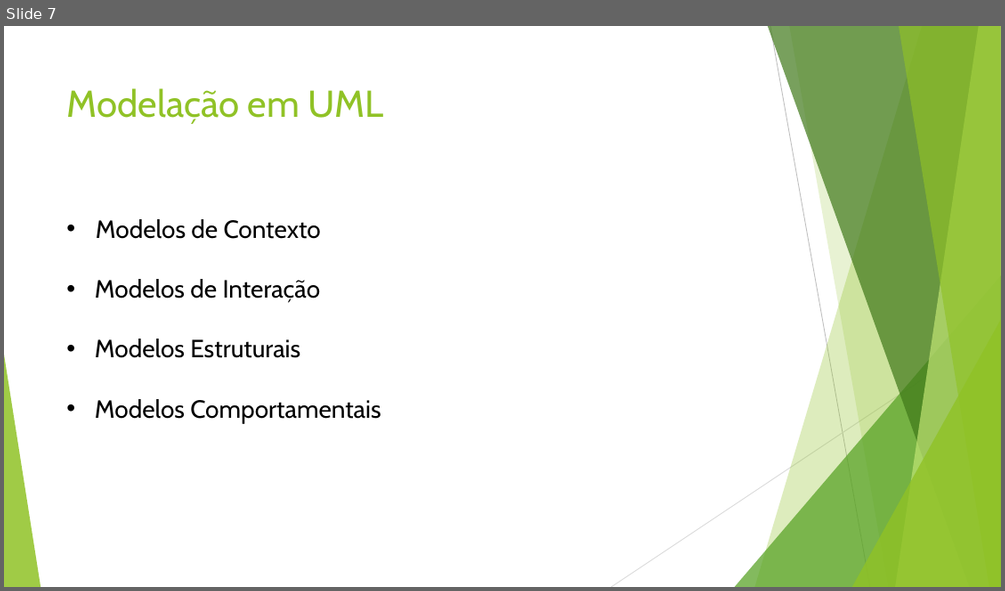
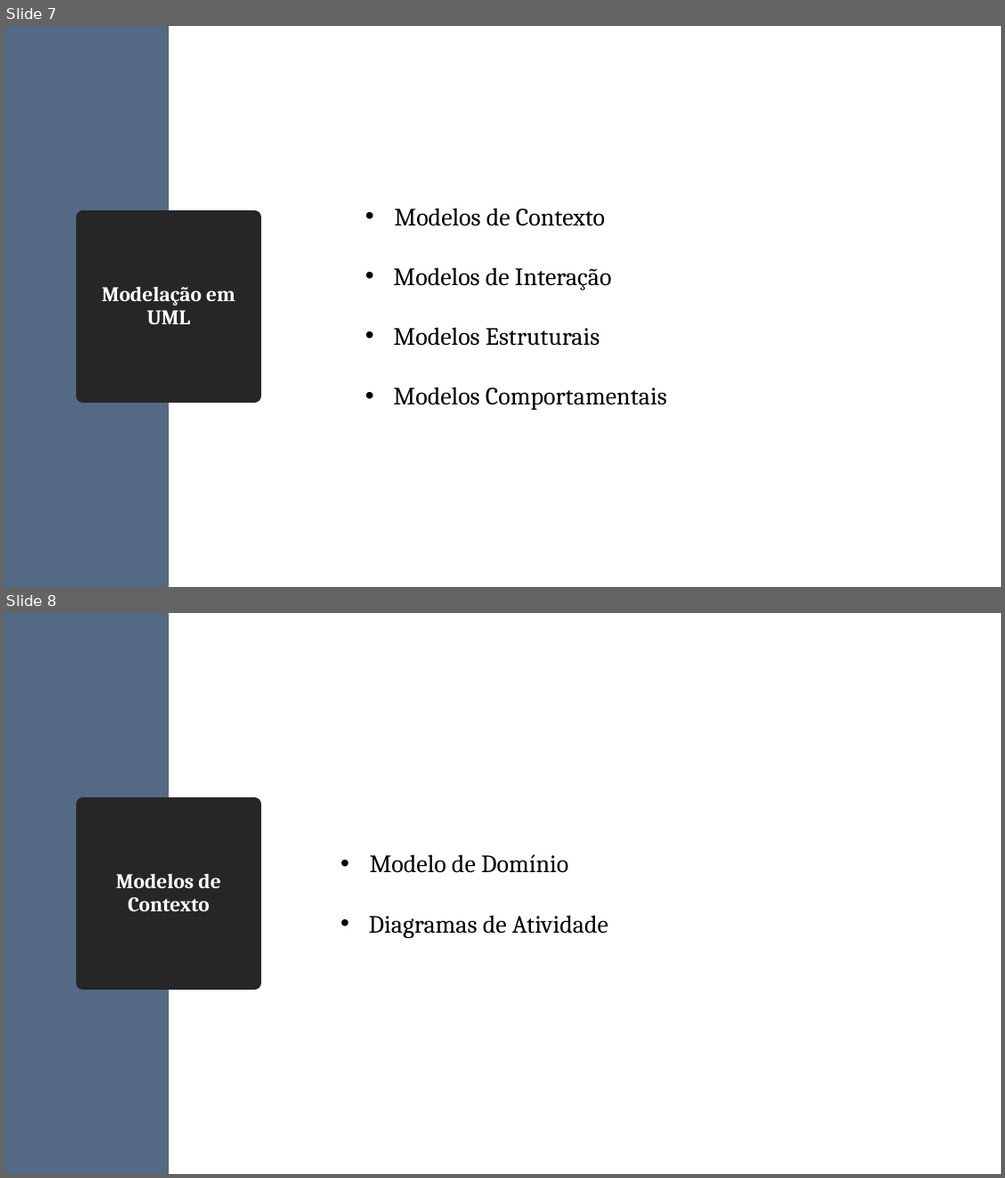
Before and after one commit to diogofbraga/MyChef, a slide deck: Especificacao/FeelItaly.pptx. Shown one above the other, each under a label of ours: slide 7 before the commit, slides 7 and 8 after it. The pictures are 1005x591 and 1005x1178 pixels, drawn with LibreOffice and Linux fonts; fonts in the diff are those of the drawing. Boxes give left, top, right and bottom in pixels: in the first picture for what was removed or moved away, otherwise in the second. Text is boxed around its words. In the diff, an @@ line names an element or a change of style, - is before the commit and + after.

```diff
--- a/Especificacao/FeelItaly.pptx
+++ b/Especificacao/FeelItaly.pptx
@@ slide 8 added at bbox=[4, 613, 1001, 1174], background #FFFFFF @@
@@ rectangle added at bbox=[4, 613, 169, 1174], fill #546A84 @@
@@ title added at bbox=[82, 804, 254, 983], fill #262626, outline #262626 13.75 pt, 20 pt, text #FFFFFF, bold @@
+Modelos de Contexto
@@ text added at bbox=[369, 854, 608, 938], 24 pt, text #000000 @@
+• Modelo de Domínio
+• Diagramas de Atividade
@@ slide 7 changed as well @@
@@ rectangle added at bbox=[4, 26, 169, 587], fill #546A84 @@
@@ text "Modelos de Contexto": place and size @@
-text "Modelos de Contexto" at bbox=[95, 219, 380, 423]
+text "Modelos de Contexto" at bbox=[393, 208, 667, 410]
@@ text "Modelos de Contexto" at bbox=[393, 208, 667, 410]: font Cabin to Cambria @@
@@ title "Modelação em UML": place and size @@
-title "Modelação em UML" at bbox=[67, 88, 384, 124]
+title "Modelação em UML" at bbox=[82, 217, 254, 396]
@@ title "Modelação em UML" at bbox=[82, 217, 254, 396]: size 36 to 20 pt, font Cabin to Cambria, text colour #90C226 to #FFFFFF, bold on; alignment left to centre; line spacing 1 to 0.9; vertical alignment top to middle; fill none to #262626; outline none to #262626 13.75 pt @@
@@ group removed at bbox=[4, 26, 1001, 587]: 5 freeform shapes, 3 triangles, 2 lines @@
```
Also in this commit, not shown: 8 other slides changed, 6 other slides added.
